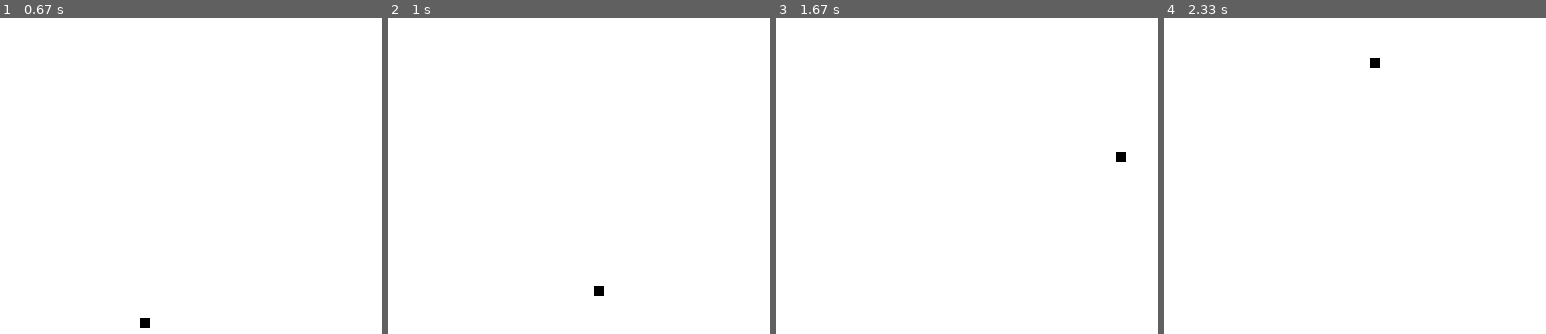
Above: before the commit, frames 1-4 (left to right).
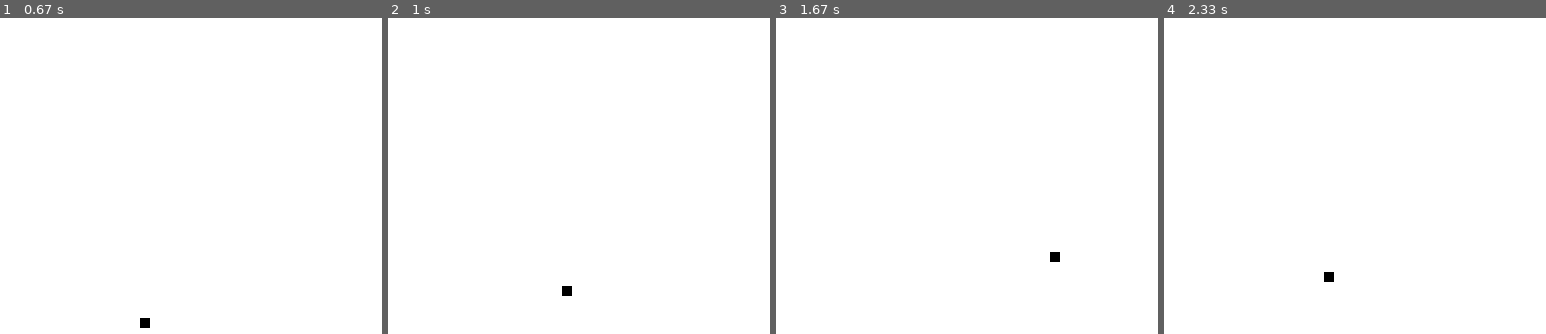
Above: after the commit, the same moments.

Repository: jorgii/pygametut
Game: pygame game, started from pygametut.py
Same seed, same stepped clock (60 frames per second), same inputs: the game is played once before the commit and once after it.
Inputs:
- Up to frame 1 (0.67 s): hold Right from 0.33 s (still down)
- Up to frame 2 (1 s): release Right at 0.8 s; hold Up from 0.83 s (still down)
- Up to frame 3 (1.67 s): release Up at 1.13 s; hold Right 1.17-1.63 s
- Up to frame 4 (2.33 s): hold Left 1.67-2.2 s; hold Down from 2.23 s (still down)

Frame 1 is identical in both runs. In frame 2, 0.2% of the frame differs, in the area x 45-57%, y 84-88%; in frame 3, 0.2%; in frame 4, 0.2%.

Commit message:
reset the other direction when key pressed

Diff:
--- a/pygametut.py
+++ b/pygametut.py
@@ -25,12 +25,16 @@
         if event.type == pygame.KEYDOWN:
             if event.key == pygame.K_LEFT:
                 lead_x_change = -2
+                lead_y_change = 0
             elif event.key == pygame.K_RIGHT:
                 lead_x_change = 2
+                lead_y_change = 0
             elif event.key == pygame.K_UP:
                 lead_y_change = -2
+                lead_x_change = 0
             elif event.key == pygame.K_DOWN:
                 lead_y_change = 2
+                lead_x_change = 0
 
     lead_x += lead_x_change
     lead_y += lead_y_change
